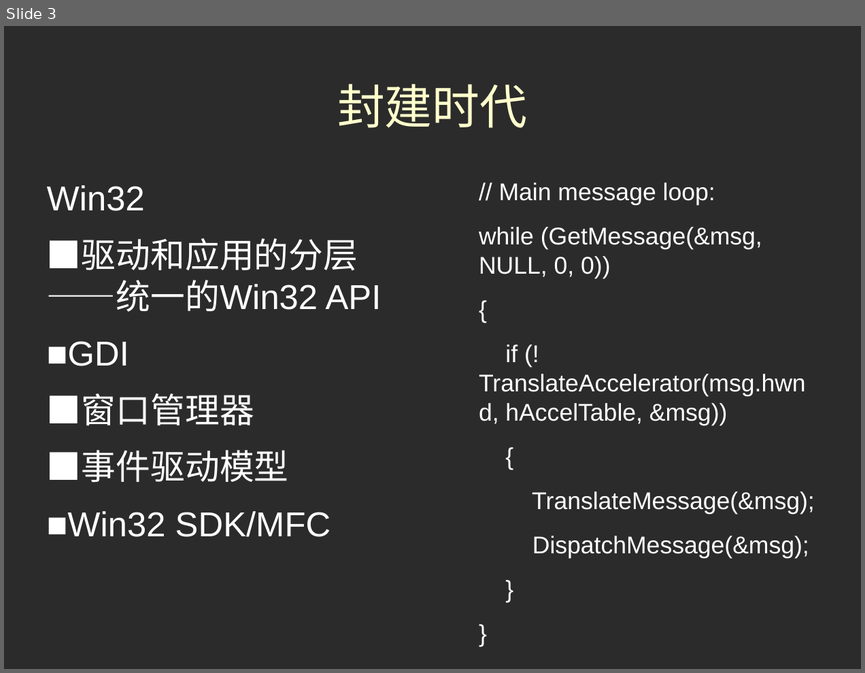
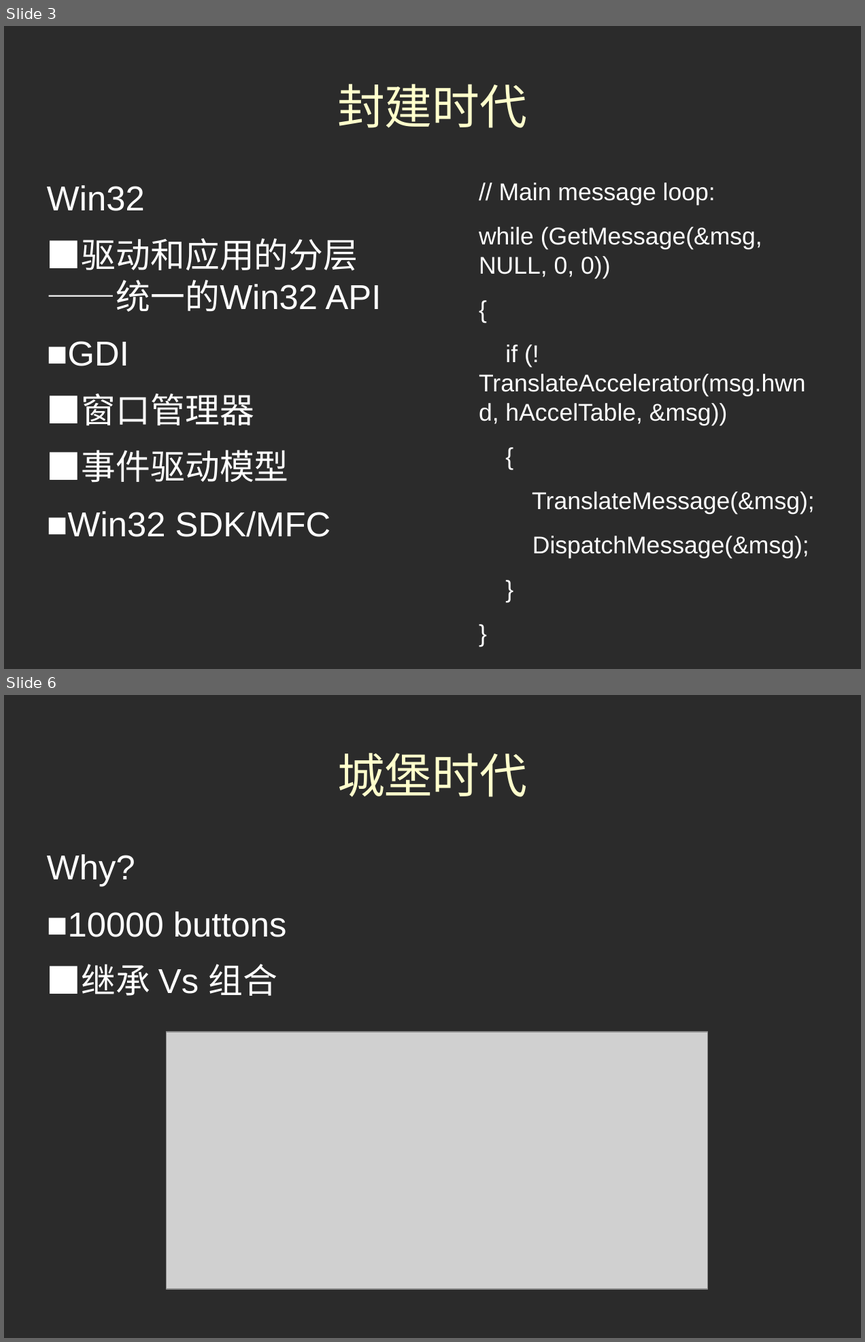
Before and after one commit to antkillerfarm/antkillerfarm_crazy, a slide deck: doc/GUI.odp. Shown one above the other, each under a label of ours: slide 3 before the commit, slides 3 and 6 after it; the slides between them are not shown. The pictures are 865x673 and 865x1342 pixels, drawn with LibreOffice and Linux fonts; fonts in the diff are those of the drawing; grey boxes stand for pictures; background and template pictures are left out; a plain dark background stands for a picture behind light text. Boxes give left, top, right and bottom in pixels: in the first picture for what was removed or moved away, otherwise in the second. Text is boxed around its words. In the diff, an @@ line names an element or a change of style, - is before the commit and + after.

```diff
--- a/doc/GUI.odp
+++ b/doc/GUI.odp
@@ slide 6 added at <box>4,695,861,1338</box>, background picture (left out) @@
@@ title added at <box>337,753,527,797</box>, 44 pt, text #FFFFCC @@
+城堡时代
@@ text added at <box>47,854,287,996</box>, 32 pt, text #FFFFFF @@
+Why?
+■10000 buttons
+■继承 Vs 组合
@@ picture added at <box>167,1032,708,1289</box> @@
```
Also in this commit, not shown: 1 slide changed, 5 other slides added, 1 slide removed.
